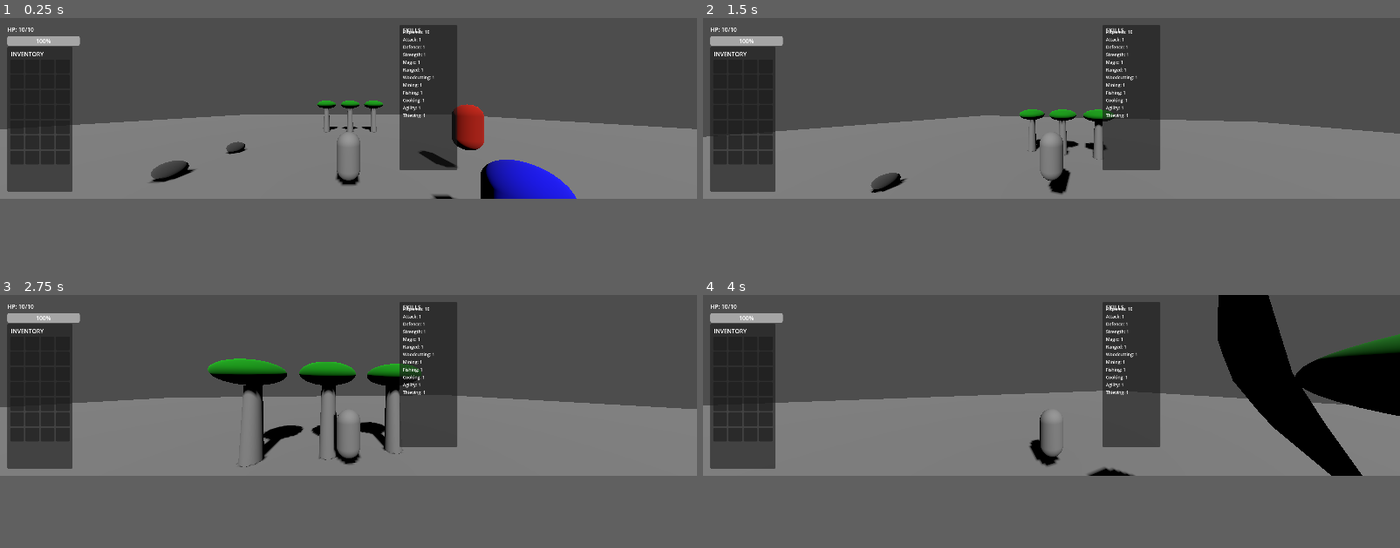
Above: before the commit, frames 1-4 (two rows, left to right).
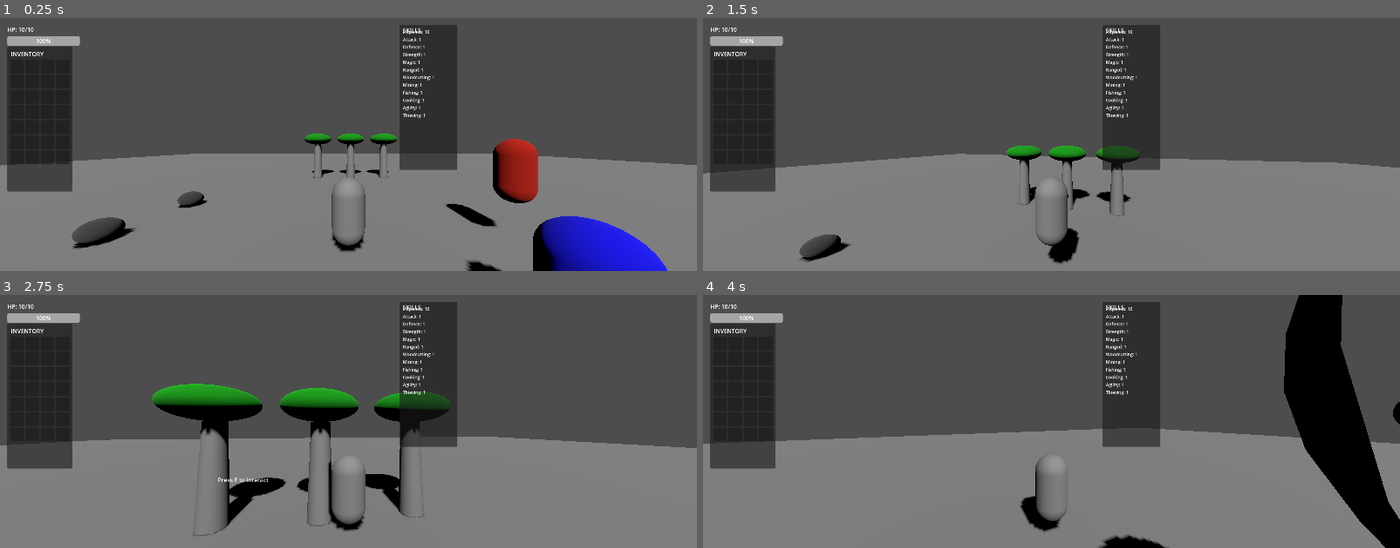
Above: after the commit, the same moments.

Repository: Knarf224/Knarfscape
Game: Godot game, scene res://scenes/world/main_world.tscn
The game is run twice, just before and just after one commit, with the same random seed, the same clock (stepped at 60 frames per second) and the same inputs.
Inputs (mouse positions are in pixels of both pictures, inside the frame that each line leads up to):
- Up to frame 1 (0.25 s): no input
- Up to frame 2 (1.5 s): move the mouse to (1086, 106) at 0.52 s; press the mouse at (1086, 106) at 0.53 s; hold W (move_forward) from 0.53 s (still down); tap Space (jump) at 0.77 s; tap E (interact) at 0.8, 1.35 s; move the mouse to (1016, 109) at 1.27 s; release the mouse at (1016, 109) at 1.28 s
- Up to frame 3 (2.75 s): keep holding W (move_forward); tap Space (jump) at 1.52 s; click (313, 386) at 1.55 s; move the mouse to (362, 381) at 2.02 s; press the mouse at (362, 381) at 2.03 s; tap E (interact) at 2.3 s
- Up to frame 4 (4 s): keep holding W (move_forward); tap E (interact) at 2.75, 2.85, 3.8 s; move the mouse to (1044, 388) at 2.77 s; release the mouse at (1044, 388) at 2.78 s; tap Space (jump) at 3.02, 3.77 s; click (1044, 388) at 3.05 s; move the mouse to (1100, 388) at 3.52 s; hold Q (lock_on) from 3.53 s (still down)
In our replay, the window is 799x208 before the commit and 799x291 after it. These sizes can differ from the game's own. Grey fills any space a smaller window leaves; there, only what the larger window draws over its background counts as a difference.

The runs differ from the first frame. In frame 1, 20% of the frame differs, in the area x 0-100%, y 29-100%; in frame 2, 15%; in frame 3, 20%; in frame 4, 22%, in the area x 0-100%, y 0-100%.

Commit message:
Death screen, tombstone and respawn system working

Diff:
--- a/project.godot
+++ b/project.godot
@@ -23,7 +23,7 @@
 [display]
 
 window/size/viewport_width=1920
-window/size/viewport_height=500
+window/size/viewport_height=700
 
 [input]
 
--- a/scenes/player/player.gd
+++ b/scenes/player/player.gd
@@ -16,6 +16,10 @@
 var _can_attack := true
 var _is_attacking := false
 var _attack_timer := 0.0
+
+# ── DEATH & RESPAWN ────────────────────────────────
+var _is_dead := false
+var _spawn_point := Vector3(0, 2, 0)
 
 # ── NODE REFERENCES ────────────────────────────────
 @onready var spring_arm = $SpringArm3D
@@ -89,6 +93,7 @@
 	_handle_jump()
 	_handle_attack_timer(delta)
 	_handle_lock_on_tracking()
+	_check_death()
 	move_and_slide()
 
 # ── MOVEMENT ───────────────────────────────────────
@@ -212,25 +217,78 @@
 	var closest = null
 	var closest_dist = 4.0
 
-	# Check resource nodes
 	for node in get_tree().get_nodes_in_group("resource_nodes"):
 		var dist = global_position.distance_to(node.global_position)
 		if dist < closest_dist:
 			closest_dist = dist
 			closest = node
 
-	# Check NPCs
 	for npc in get_tree().get_nodes_in_group("npcs"):
 		var dist = global_position.distance_to(npc.global_position)
 		if dist < closest_dist:
 			closest_dist = dist
 			closest = npc
 
-	# Interact with whatever is closest
+	for tombstone in get_tree().get_nodes_in_group("tombstones"):
+		var dist = global_position.distance_to(tombstone.global_position)
+		if dist < closest_dist:
+			closest_dist = dist
+			closest = tombstone
+
 	if closest != null:
 		if closest.is_in_group("resource_nodes"):
 			closest.try_interact(self)
 		elif closest.is_in_group("npcs"):
 			closest.interact(self)
+		elif closest.is_in_group("tombstones"):
+			closest.interact(self)
 	else:
 		print("Nothing nearby to interact with")
+
+# ── DEATH & RESPAWN ────────────────────────────────
+func _check_death():
+	if _is_dead:
+		return
+	if GameManager.stats.is_dead():
+		_is_dead = true
+		_on_player_died()
+
+func _on_player_died():
+	print("Player has died!")
+	velocity = Vector3.ZERO
+	set_physics_process(false)
+	set_process_input(false)
+	Input.set_mouse_mode(Input.MOUSE_MODE_VISIBLE)
+	_spawn_tombstone()
+	var death_screen = get_tree().get_first_node_in_group("death_screen")
+	if death_screen:
+		death_screen.respawn_requested.connect(_respawn, CONNECT_ONE_SHOT)
+		death_screen.show_death_screen()
+	else:
+		await get_tree().create_timer(5.0).timeout
+		_respawn()
+
+func _spawn_tombstone():
+	var tombstone_scene = preload("res://scenes/world/tombstone.tscn")
+	var tombstone = tombstone_scene.instantiate()
+	get_tree().current_scene.add_child(tombstone)
+	tombstone.global_position = global_position
+	tombstone.store_items(GameManager.inventory.slots.duplicate(true))
+	for i in GameManager.inventory.slots.size():
+		GameManager.inventory.slots[i] = null
+	GameManager.inventory.emit_signal("inventory_changed")
+	print("Your items have been dropped at your grave!")
+
+func _respawn():
+	print("Respawning player...")
+	_is_dead = false
+	GameManager.stats.health_current = 1.0
+	var spawn = get_tree().get_first_node_in_group("spawn_points")
+	if spawn:
+		global_position = spawn.global_position
+	else:
+		global_position = _spawn_point
+	set_physics_process(true)
+	set_process_input(true)
+	_capture_mouse()
+	print("You respawned! Find your grave to recover your items.")
--- /dev/null
+++ b/scenes/ui/death_screen.gd
@@ -0,0 +1,27 @@
+extends CanvasLayer
+
+@onready var respawn_label = $RespawnLabel
+
+const RESPAWN_TIME = 5.0
+var _timer = 0.0
+var _is_active = false
+
+signal respawn_requested()
+
+func _ready():
+	visible = false
+
+func _process(delta):
+	if not _is_active:
+		return
+	_timer -= delta
+	respawn_label.text = "Respawning in " + str(int(ceil(_timer))) + "..."
+	if _timer <= 0:
+		_is_active = false
+		visible = false
+		emit_signal("respawn_requested")
+
+func show_death_screen():
+	visible = true
+	_is_active = true
+	_timer = RESPAWN_TIME
--- /dev/null
+++ b/scenes/ui/death_screen.tscn
@@ -0,0 +1,27 @@
+[gd_scene load_steps=2 format=3 uid="uid://dfjvi7lyalwav"]
+
+[ext_resource type="Script" path="res://scenes/ui/death_screen.gd" id="1_4wowt"]
+
+[node name="DeathScreen" type="CanvasLayer"]
+script = ExtResource("1_4wowt")
+
+[node name="ColorRect" type="ColorRect" parent="."]
+offset_right = 1920.0
+offset_bottom = 1080.0
+color = Color(0, 0, 0, 0.705882)
+
+[node name="DeathLabel" type="Label" parent="."]
+offset_left = 860.0
+offset_top = 440.0
+offset_right = 936.0
+offset_bottom = 463.0
+theme_override_font_sizes/font_size = 72
+text = "YOU DIED"
+
+[node name="RespawnLabel" type="Label" parent="."]
+offset_left = 880.0
+offset_top = 540.0
+offset_right = 1019.0
+offset_bottom = 563.0
+theme_override_font_sizes/font_size = 32
+text = "Respawning in 5..."
--- a/scenes/world/main_world.tscn
+++ b/scenes/world/main_world.tscn
@@ -9,6 +9,7 @@
 [ext_resource type="PackedScene" uid="uid://cloy4qe5bf2kv" path="res://scenes/ui/hud.tscn" id="7_whx8n"]
 [ext_resource type="PackedScene" uid="uid://bw51a1ethq244" path="res://scenes/ui/skills_panel.tscn" id="8_cjh4h"]
 [ext_resource type="PackedScene" uid="uid://cf5jdxj8j5ysm" path="res://scenes/ui/inventory_ui.tscn" id="9_na32j"]
+[ext_resource type="PackedScene" uid="uid://dfjvi7lyalwav" path="res://scenes/ui/death_screen.tscn" id="10_35w0s"]
 
 [sub_resource type="NavigationMesh" id="NavigationMesh_gyhjv"]
 
@@ -64,3 +65,8 @@
 [node name="SkillsPanel" parent="." instance=ExtResource("8_cjh4h")]
 
 [node name="InventoryUI" parent="." instance=ExtResource("9_na32j")]
+
+[node name="SpawnPoint" type="Node3D" parent="." groups=["spawn_points"]]
+transform = Transform3D(1, 0, 0, 0, 1, 0, 0, 0, 1, 0, 2, 0)
+
+[node name="DeathScreen" parent="." groups=["death_screen"] instance=ExtResource("10_35w0s")]
--- /dev/null
+++ b/scenes/world/tombstone.gd
@@ -0,0 +1,43 @@
+extends StaticBody3D
+
+var stored_items: Array = []
+const INTERACT_DISTANCE: float = 3.0
+
+func _ready():
+	add_to_group("tombstones")
+
+func store_items(inventory_slots: Array) -> void:
+	stored_items.clear()
+	for slot in inventory_slots:
+		if slot != null:
+			stored_items.append({
+				"item_id": slot["item"].id,
+				"item_name": slot["item"].name,
+				"item_type": slot["item"].type,
+				"max_stack": slot["item"].max_stack,
+				"value": slot["item"].value,
+				"quantity": slot["quantity"]
+			})
+	print("Tombstone created with " + str(stored_items.size()) + " item stacks")
+
+func interact(player) -> void:
+	var dist = player.global_position.distance_to(global_position)
+	if dist > INTERACT_DISTANCE:
+		print("Too far away from your grave!")
+		return
+
+	# Return all items to inventory
+	var recovered = 0
+	for saved in stored_items:
+		var item = Item.new()
+		item.id = saved["item_id"]
+		item.name = saved["item_name"]
+		item.type = saved["item_type"]
+		item.max_stack = saved["max_stack"]
+		item.value = saved["value"]
+		GameManager.inventory.add_item(item, saved["quantity"])
+		recovered += 1
+
+	print("Recovered " + str(recovered) + " item stacks from your grave!")
+	stored_items.clear()
+	queue_free()
--- /dev/null
+++ b/scenes/world/tombstone.tscn
@@ -0,0 +1,27 @@
+[gd_scene load_steps=5 format=3 uid="uid://c7xaktglgb7xu"]
+
+[ext_resource type="Script" path="res://scenes/world/tombstone.gd" id="1_iha4t"]
+
+[sub_resource type="BoxMesh" id="BoxMesh_3ir54"]
+size = Vector3(0.5, 1, 0.2)
+
+[sub_resource type="StandardMaterial3D" id="StandardMaterial3D_1rbij"]
+albedo_color = Color(0.8, 0.8, 0.8, 1)
+
+[sub_resource type="BoxShape3D" id="BoxShape3D_h8vyh"]
+size = Vector3(0.5, 1, 0.2)
+
+[node name="Tombstone" type="StaticBody3D"]
+script = ExtResource("1_iha4t")
+
+[node name="MeshInstance3D" type="MeshInstance3D" parent="."]
+mesh = SubResource("BoxMesh_3ir54")
+surface_material_override/0 = SubResource("StandardMaterial3D_1rbij")
+
+[node name="CollisionShape3D" type="CollisionShape3D" parent="."]
+shape = SubResource("BoxShape3D_h8vyh")
+
+[node name="Label3D" type="Label3D" parent="."]
+transform = Transform3D(1, 0, 0, 0, 1, 0, 0, 0, 1, 0, 0.8, 0)
+text = "GRAVE"
+font_size = 64
--- a/scripts/game_manager.gd
+++ b/scripts/game_manager.gd
@@ -1,11 +1,9 @@
 extends Node
 
-# ── PRELOAD CLASSES ────────────────────────────────
 const PlayerStatsClass = preload("res://scripts/player_stats.gd")
 const SkillSystemClass = preload("res://scripts/skill_system.gd")
 const InventoryClass = preload("res://scripts/inventory.gd")
 
-# ── REFERENCES TO ALL SYSTEMS ──────────────────────
 var stats = null
 var skills = null
 var inventory = null
@@ -14,19 +12,26 @@
 	_initialize_systems()
 
 func _initialize_systems() -> void:
-	# Create stats
 	stats = PlayerStatsClass.new()
-	print("PlayerStats initialized")
 
-	# Create skill system
 	skills = SkillSystemClass.new()
 	add_child(skills)
-	print("SkillSystem initialized - Total Level: " + str(skills.get_total_level()))
 
-	# Create inventory
 	inventory = InventoryClass.new()
 	add_child(inventory)
-	print("Inventory initialized - " + str(inventory.MAX_SLOTS) + " slots ready")
+
+	# Connect hitpoints level up to health update
+	skills.skill_leveled_up.connect(_on_skill_leveled_up)
+
+	# Set initial max health from starting hitpoints level
+	var hp_level = skills.get_level("hitpoints")
+	stats.update_max_health_from_hitpoints(hp_level)
+	stats.health_current = stats.health_max
 
 	print("=== Knarfscape systems ready ===")
-	print("=== Knarfscape systems ready ===")
+	print("Starting HP: " + str(stats.health_current) + "/" + str(stats.health_max))
+
+func _on_skill_leveled_up(skill_name: String, new_level: int) -> void:
+	if skill_name == "hitpoints":
+		stats.update_max_health_from_hitpoints(new_level)
+		print("Max HP increased to " + str(stats.health_max) + "!")
--- a/scripts/player_stats.gd
+++ b/scripts/player_stats.gd
@@ -2,19 +2,18 @@
 class_name PlayerStats
 
 # ── CORE STATS ─────────────────────────────────────
-@export var health_current: float = 10.0
-@export var health_max: float = 10.0
-@export var stamina_current: float = 10.0
-@export var stamina_max: float = 10.0
+var health_current: float = 10.0
+var health_max: float = 10.0
+var stamina_current: float = 10.0
+var stamina_max: float = 10.0
 
 # ── COMBAT STATS ───────────────────────────────────
-@export var attack_level: int = 1
-@export var defence_level: int = 1
-@export var strength_level: int = 1
+var attack_level: int = 1
+var defence_level: int = 1
+var strength_level: int = 1
 
 # ── META ───────────────────────────────────────────
-@export var player_name: String = "Player"
-@export var total_level: int = 0
+var player_name: String = "Player"
 
 # ── METHODS ────────────────────────────────────────
 func take_damage(amount: float) -> void:
@@ -31,3 +30,15 @@
 
 func is_dead() -> bool:
 	return health_current <= 0
+
+func update_max_health_from_hitpoints(hitpoints_level: int) -> void:
+	# Max HP = hitpoints level directly (level 10 = 10 HP, level 50 = 50 HP)
+	var new_max = float(hitpoints_level)
+	if new_max > health_max:
+		# Heal the difference when max HP increases
+		var diff = new_max - health_max
+		health_max = new_max
+		health_current = min(health_current + diff, health_max)
+	else:
+		health_max = new_max
+		health_current = min(health_current, health_max)
Not shown: 1 places in scenes/world/main_world.tscn that only renumber resources
